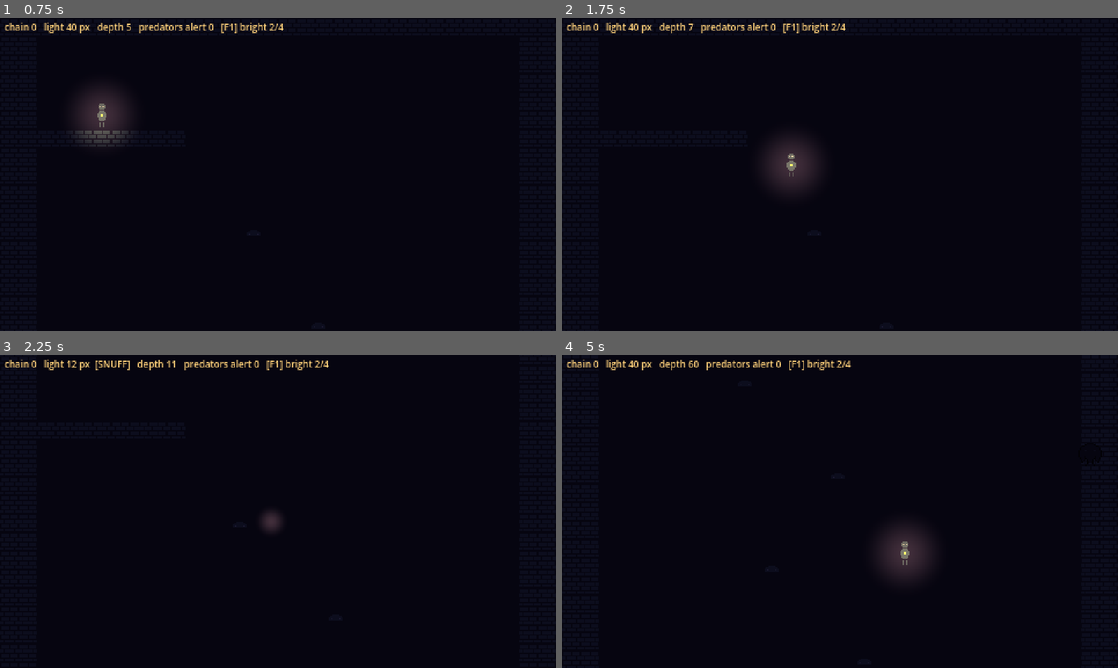
Above: before the commit, frames 1-4 (two rows, left to right).
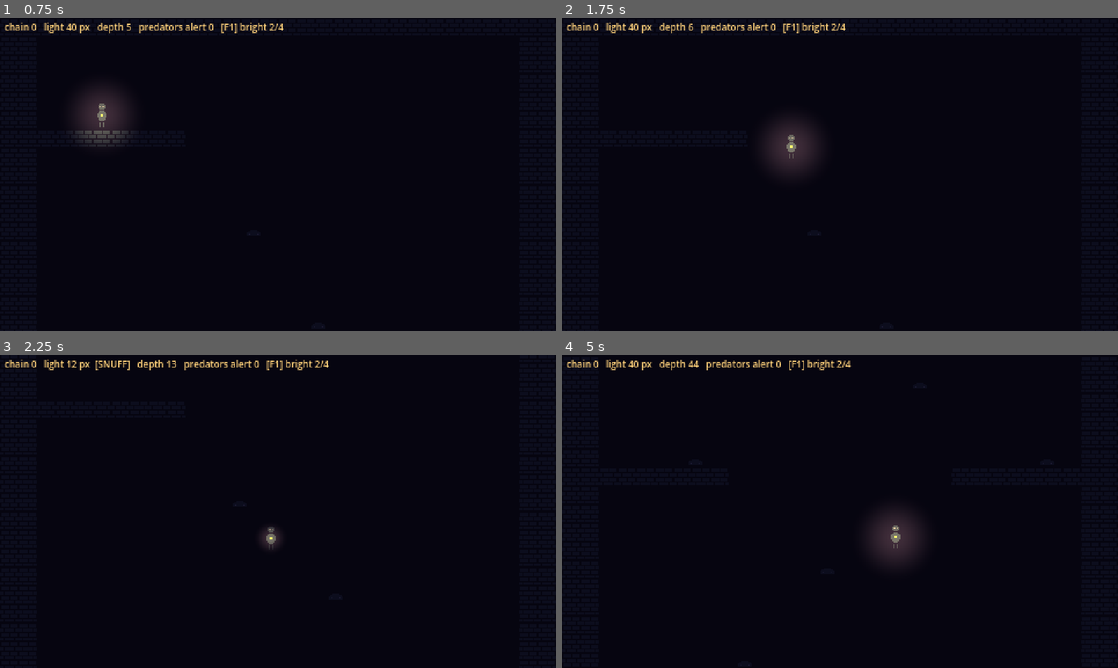
Above: after the commit, the same moments.

Repository: sonlemin/2d
Game: Godot game, scene res://scenes/shaft.tscn
The game is run twice, just before and just after one commit, with the same random seed, the same clock (stepped at 60 frames per second) and the same inputs.
Inputs:
- Up to frame 1 (0.75 s): tap Enter at 0.5 s; hold Right (move_right) from 0.53 s (still down); tap X (attack) at 0.6 s
- Up to frame 2 (1.75 s): keep holding Right (move_right); tap Z (jump) at 0.77, 1.52 s; tap C (dash) at 1.35 s
- Up to frame 3 (2.25 s): release Right (move_right) at 2.03 s; hold Left (move_left) from 2.03 s (still down); hold V (light) from 2.03 s (still down)
- Up to frame 4 (5 s): release Left (move_left) at 2.78 s; release V (light) at 2.78 s; hold Right (move_right) 2.78-4.28 s; tap X (attack) at 2.85 s; tap Z (jump) at 3.02, 3.77, 4.52 s; tap C (dash) at 3.6 s; hold Left (move_left) from 4.28 s (still down); tap V (light) at 4.35 s

Frame 1 is identical in both runs. In frame 2, 0.8% of the frame differs, in the area x 22-45%, y 1-55%; in frame 3, 0.3%; in frame 4, 0.9%, in the area x 22-89%, y 1-100%.

Commit message:
tune: slower fall (max 330->210, fall gravity x0.6)
Co-Authored-By: Claude Opus 5.5 <noreply@anthropic.com>
Claude-Session: https://claude.ai/code/session_01YMih48V6tBoJbcPKSnhrn5

Diff:
--- a/game/scripts/player.gd
+++ b/game/scripts/player.gd
@@ -11,7 +11,8 @@
 @export var run_speed := 110.0
 @export var run_accel := 900.0
 @export var gravity := 900.0
-@export var max_fall := 330.0
+@export var max_fall := 210.0            ## was 330; slowed for the first playtests
+@export var fall_gravity_scale := 0.6   ## gravity multiplier while falling (rising is unchanged)
 @export var jump_velocity := -270.0
 @export var jump_cut := 0.45            ## velocity multiplier when Jump is released early
 @export var coyote_time := 0.08
@@ -125,7 +126,8 @@
 func _handle_vertical(delta: float) -> void:
 	if _dash_left > 0.0:
 		return  # dash ignores gravity
-	velocity.y = minf(velocity.y + gravity * delta, max_fall)
+	var g := gravity * (fall_gravity_scale if velocity.y > 0.0 else 1.0)
+	velocity.y = minf(velocity.y + g * delta, max_fall)
 	if Input.is_action_just_pressed("jump"):
 		_buffer = jump_buffer
 	if _buffer > 0.0 and _coyote > 0.0:
